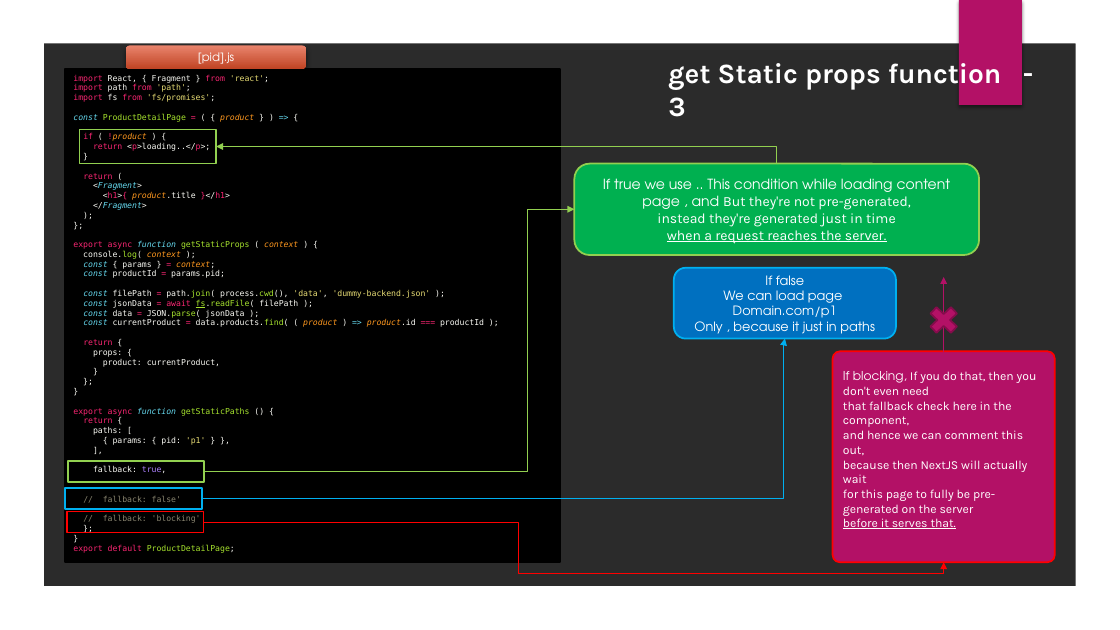
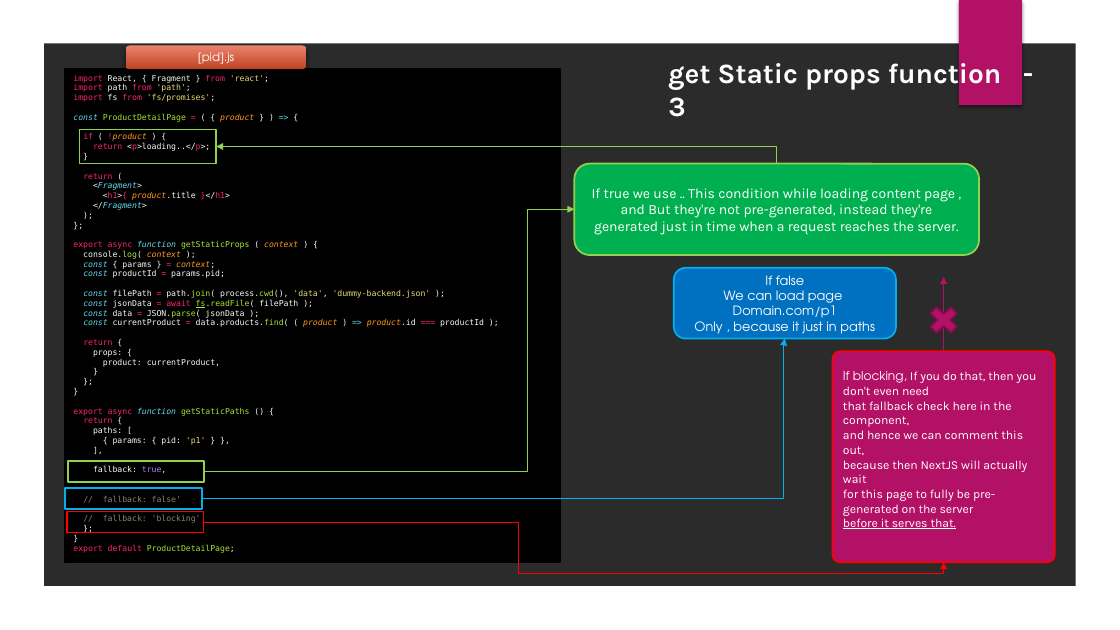
Before and after one commit to bakour1/order-food-app, a slide deck: slide 43 of Presentation1.pptx. Drawn at 1120x630 pixels with LibreOffice and Linux fonts; fonts in the diff are those of the drawing; background and template pictures are left out; a plain dark background stands for a picture behind light text. Boxes give left, top, right and bottom in pixels: in the first picture for what was removed or moved away, otherwise in the second. Text is boxed around its words. In the diff, an @@ line names an element or a change of style, - is before the commit and + after.

```diff
--- a/Presentation1.pptx
+++ b/Presentation1.pptx
@@ text in rounded rectangle at <box>592,188,958,235</box>: text changed @@
-If true we use .. This condition while loading content page , and But they're not pre-generated,
-instead they're generated just in time
-when a request reaches the server.
+If true we use .. This condition while loading content page , and But they're not pre-generated, instead they're generated just in time when a request reaches the server.
```
Also in this commit, not shown: 1 other slide changed, 2 slides added.
